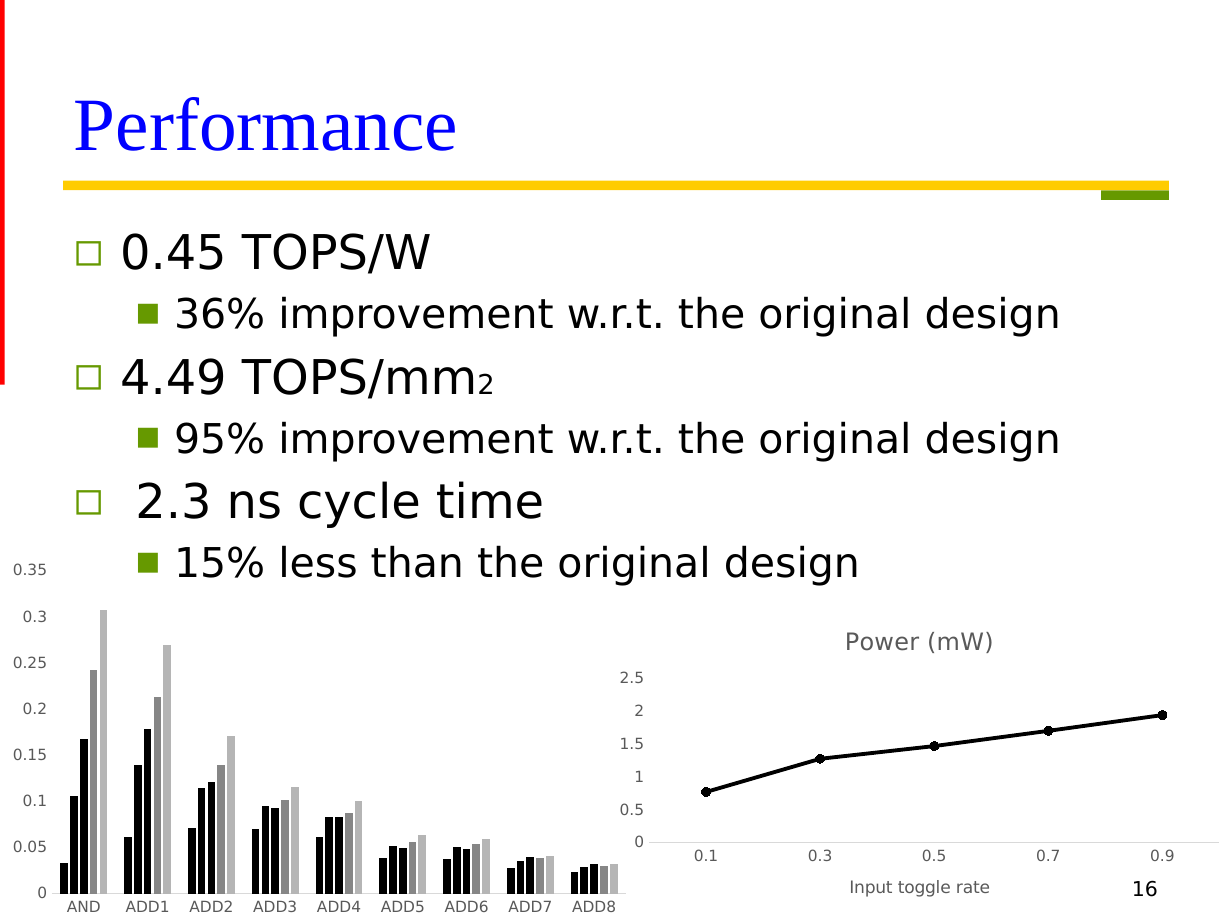
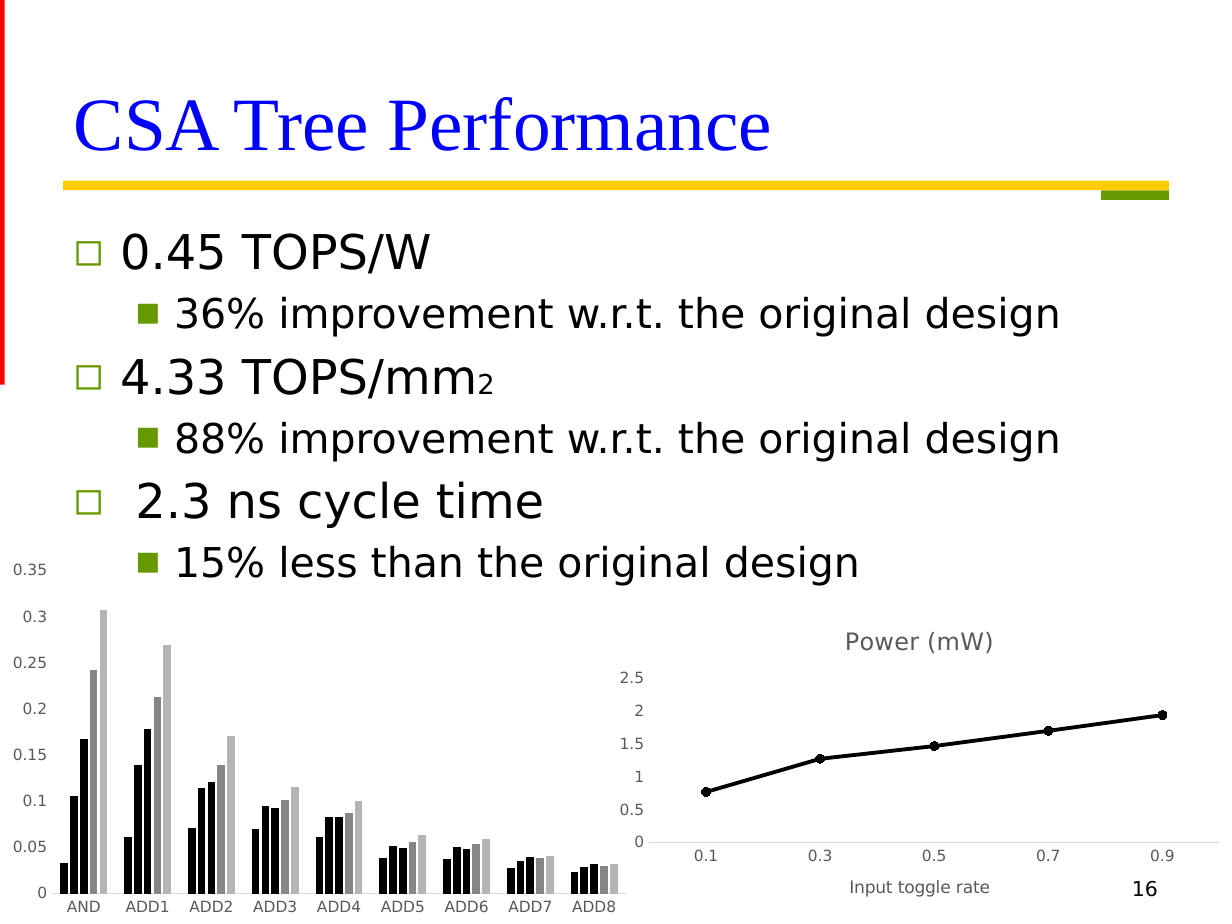
Before and after one commit to Oniontow/TTLiu_Project, a slide deck: slide 16 of tree/new_wood.pptx. Drawn at 1232x924 pixels with LibreOffice and Linux fonts; fonts in the diff are those of the drawing. Boxes give left, top, right and bottom in pixels: in the first picture for what was removed or moved away, otherwise in the second. Text is boxed around its words. In the diff, an @@ line names an element or a change of style, - is before the commit and + after.

```diff
--- a/tree/new_wood.pptx
+++ b/tree/new_wood.pptx
@@ title at bbox=[74, 97, 772, 151]: text changed @@
-Performance
+CSA Tree Performance
@@ text at bbox=[120, 358, 1061, 462]: text changed @@
-◻ 4.49 TOPS/mm2
-  ■ 95% improvement w.r.t. the original design
+◻ 4.33 TOPS/mm2
+  ■ 88% improvement w.r.t. the original design
```
Also in this commit, not shown: 6 other slides changed, 5 slides added, 3 other files.
